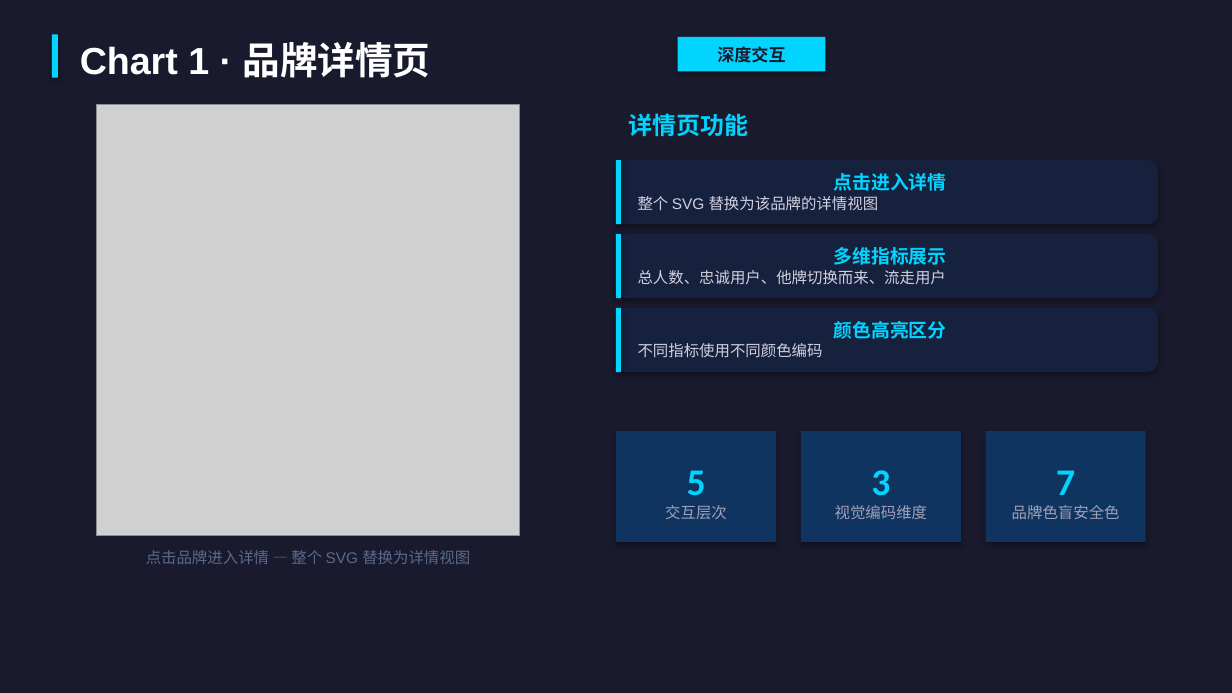
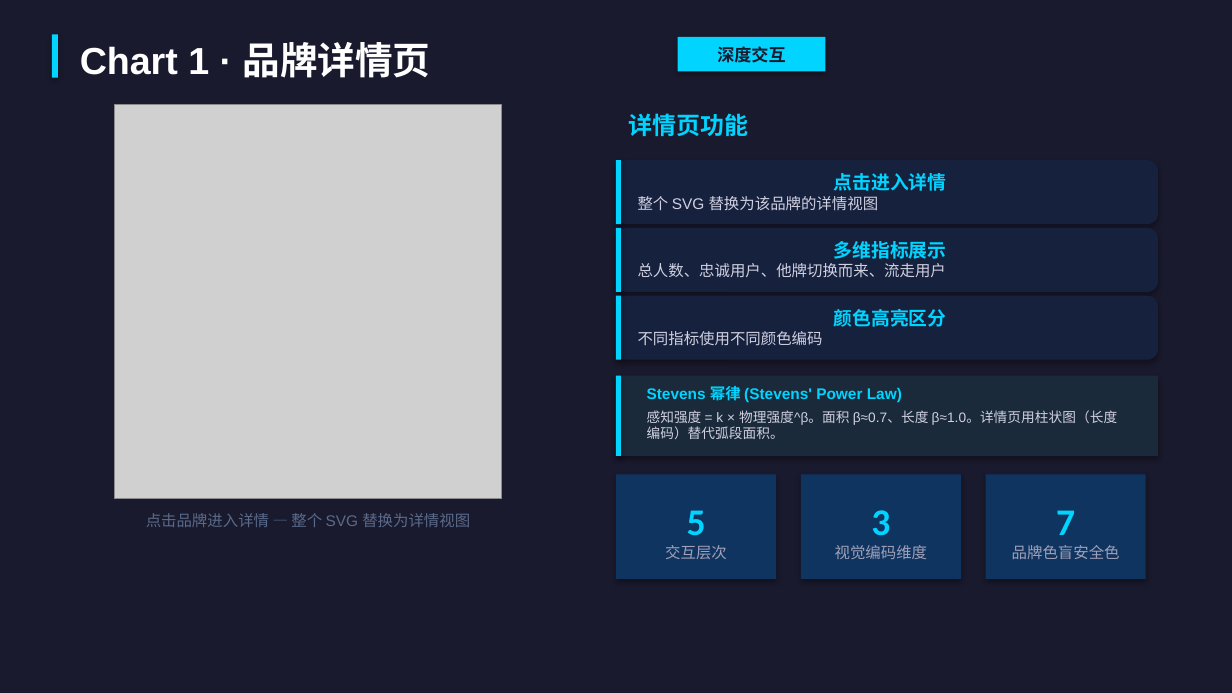
Before and after one commit to STU-VAD/Assignment-2, a slide deck: slide 5 of ppt/数据可视化作业汇报.pptx. Drawn at 1232x693 pixels with LibreOffice and Linux fonts; fonts in the diff are those of the drawing; grey boxes stand for pictures. Boxes give left, top, right and bottom in pixels: in the first picture for what was removed or moved away, otherwise in the second. Text is boxed around its words. In the diff, an @@ line names an element or a change of style, - is before the commit and + after.

Commit message:
fix: 修复 PPT 布局遮挡问题，替换气泡图重复图片
- 替换气泡地图原图分析中相似的全局概览图为悬停提示图
- 修复第5页 Stevens 理论说明与指标卡片重叠
- 修复第6页问题卡片间距过紧
- 修复第9页问题卡片与 Weber-Fechner 说明重叠
- 调整第3/4/7/8/10页图片高度和标签间距，改善整体观感

```diff
--- a/ppt/数据可视化作业汇报.pptx
+++ b/ppt/数据可视化作业汇报.pptx
@@ picture: place and size @@
-picture at [96, 105, 519, 536]
+picture at [115, 105, 501, 499]
@@ rounded rectangle "多维指标展示": place and size @@
-rounded rectangle "多维指标展示" at [616, 234, 1158, 298]
+rounded rectangle "多维指标展示" at [616, 228, 1158, 292]
@@ rectangle: place and size @@
-rectangle at [616, 234, 621, 298]
+rectangle at [616, 228, 621, 292]
@@ rounded rectangle "多维指标展示" at [616, 228, 1158, 292]: proportions changed @@
@@ rounded rectangle "颜色高亮区分" at [616, 296, 1158, 360]: proportions changed @@
@@ rounded rectangle "颜色高亮区分": place and size @@
-rounded rectangle "颜色高亮区分" at [616, 308, 1158, 372]
+rounded rectangle "颜色高亮区分" at [616, 296, 1158, 360]
@@ rectangle: place and size @@
-rectangle at [616, 308, 621, 372]
+rectangle at [616, 296, 621, 360]
@@ rectangle added at [616, 376, 1158, 456], fill #1A2A3A @@
@@ rectangle added at [616, 376, 621, 456], fill #00D4FF @@
@@ text added at [647, 384, 902, 404], 9 pt, text #00D4FF, bold @@
+Stevens 幂律 (Stevens' Power Law)
@@ text added at [647, 410, 1118, 439], 8 pt, text #D0D0E0 @@
+感知强度 = k × 物理强度^β。面积 β≈0.7、长度 β≈1.0。详情页用柱状图（长度编码）替代弧段面积。
@@ rectangle "5": place and size @@
-rectangle "5" at [616, 431, 776, 542]
+rectangle "5" at [616, 474, 776, 579]
@@ rectangle "3": place and size @@
-rectangle "3" at [801, 431, 961, 542]
+rectangle "3" at [801, 474, 961, 579]
@@ rectangle "7": place and size @@
-rectangle "7" at [986, 431, 1146, 542]
+rectangle "7" at [986, 474, 1146, 579]
@@ text "点击品牌进入详情 — 整个 SVG 替换为详情视图": place and size @@
-text "点击品牌进入详情 — 整个 SVG 替换为详情视图" at [146, 550, 470, 564]
+text "点击品牌进入详情 — 整个 SVG 替换为详情视图" at [146, 513, 470, 527]
```
Also in this commit, not shown: 12 other slides changed, 2 other files.
